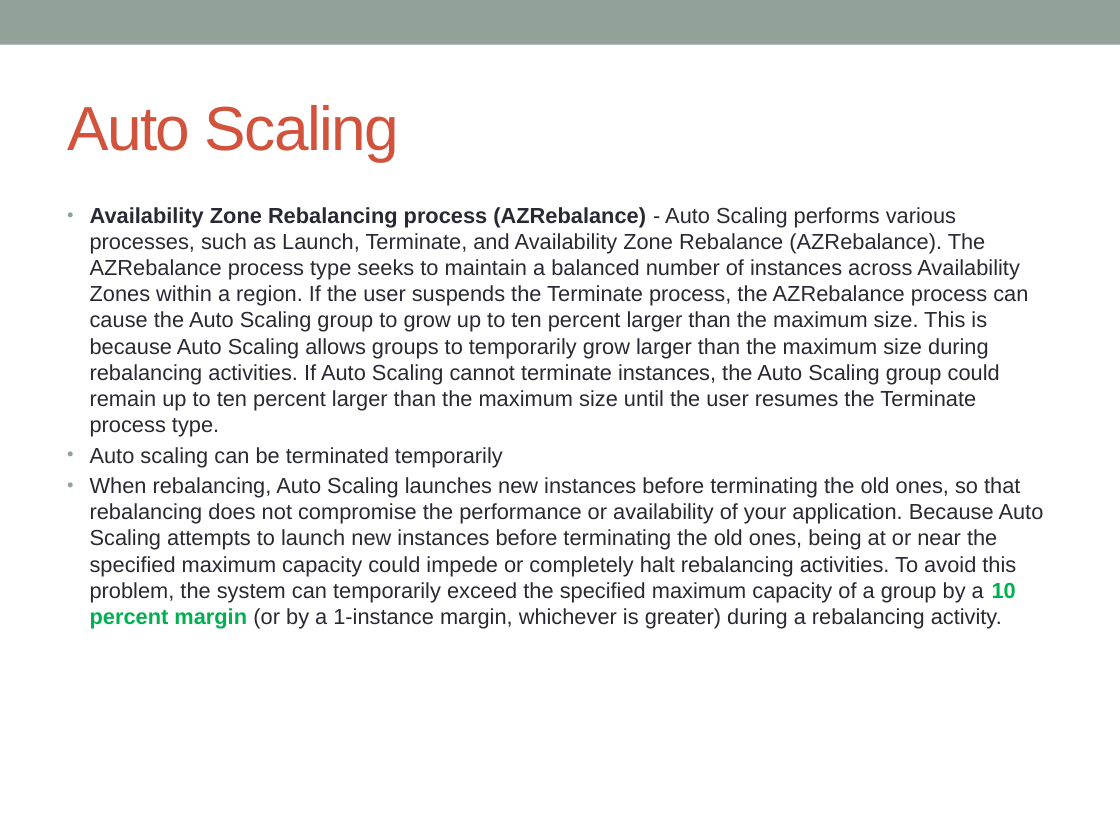
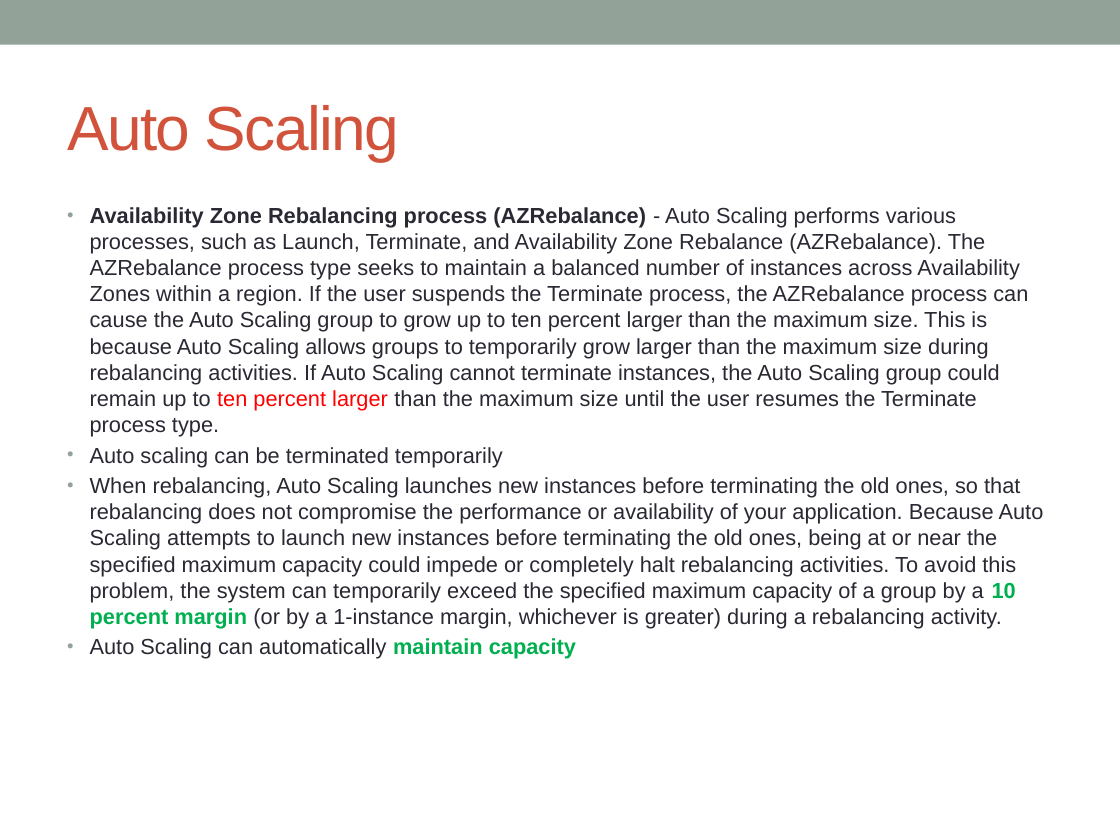
Before and after one commit to notionquest/ProjectDocumentation, a slide deck: slide 10 of AWS_Solution_Architect.pptx (slide 8 before the commit). Drawn at 1120x840 pixels with LibreOffice and Linux fonts; fonts in the diff are those of the drawing. Boxes give left, top, right and bottom in pixels: in the first picture for what was removed or moved away, otherwise in the second. Text is boxed around its words. In the diff, an @@ line names an element or a change of style, - is before the commit and + after.

```diff
--- a/AWS_Solution_Architect.pptx
+++ b/AWS_Solution_Architect.pptx
@@ text at [90, 207, 1028, 437]: text colour #292934 to #FF0000 in "ten percent larger" @@
@@ text at [90, 638, 576, 659]: paragraph added @@
+• Auto Scaling can automatically maintain capacity
```
Also in this commit, not shown: 3 other slides changed, 16 slides added.
